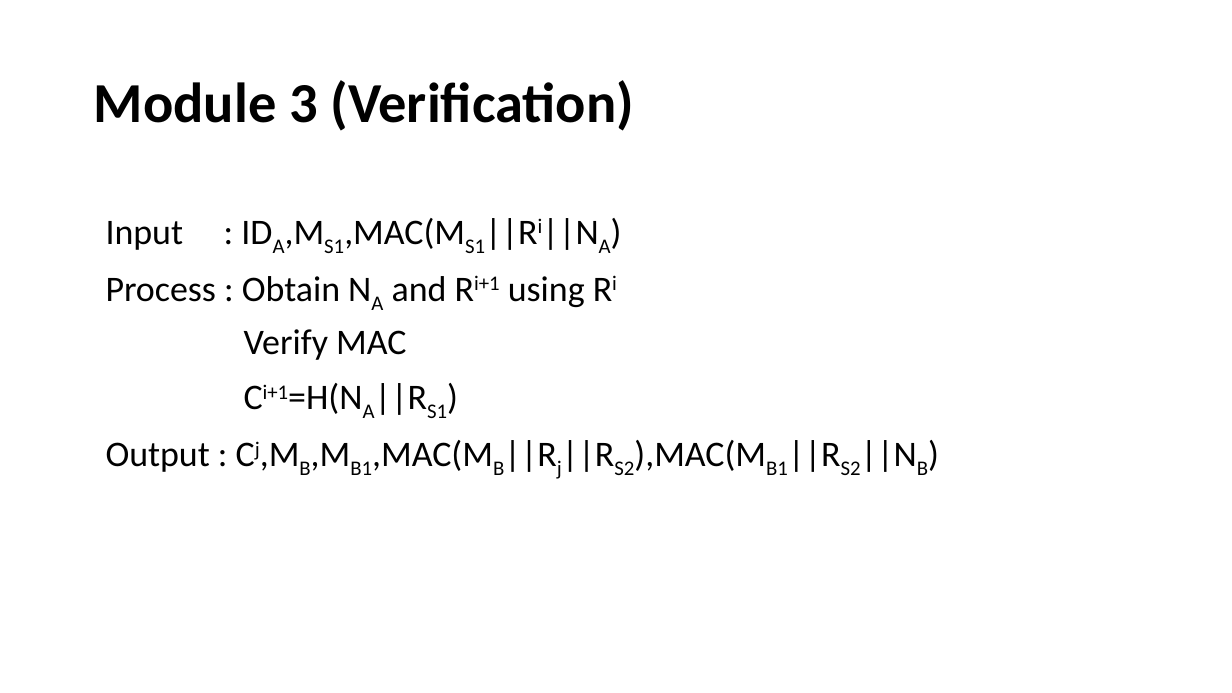
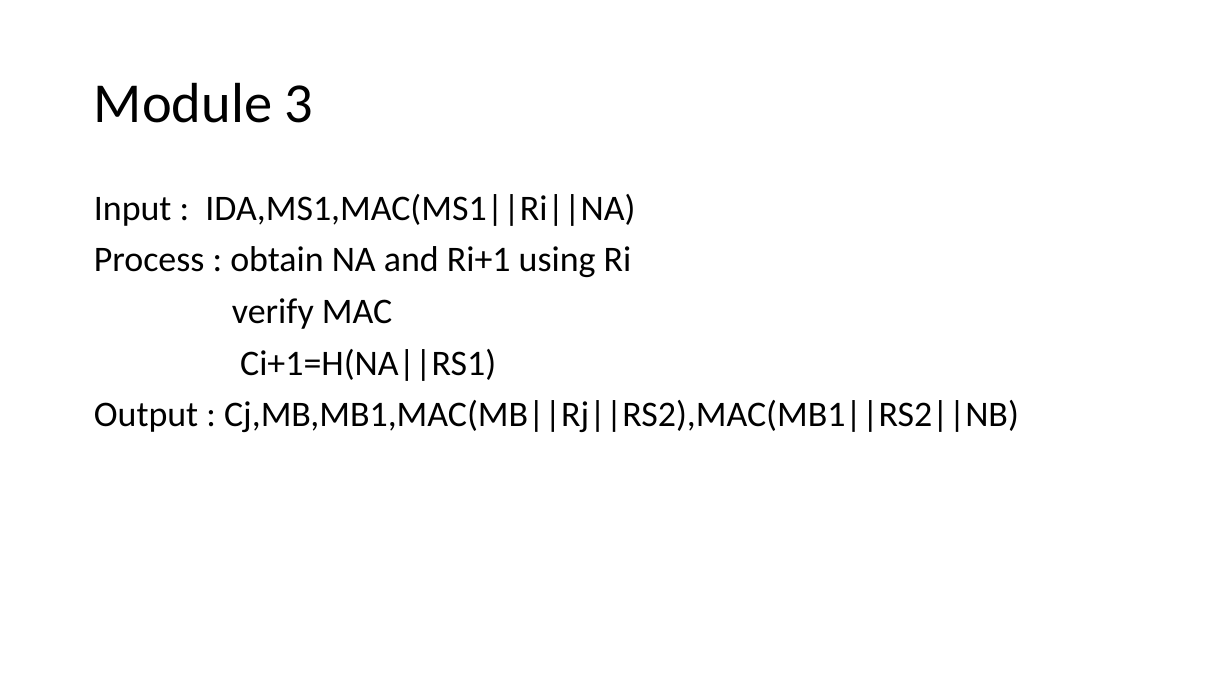
Before and after one commit to vinotha8888/authentication, a slide deck: slide 12 of review1.pptx. Drawn at 1232x693 pixels with LibreOffice and Linux fonts; fonts in the diff are those of the drawing. Boxes give left, top, right and bottom in pixels: in the first picture for what was removed or moved away, otherwise in the second. Text is boxed around its words. In the diff, an @@ line names an element or a change of style, - is before the commit and + after.

```diff
--- a/review1.pptx
+++ b/review1.pptx
@@ title at (94, 82, 314, 123): text changed; bold off @@
-Module 3 (Verification)
+Module 3
@@ text "Input : IDA,MS1,MAC(MS1||Ri||NA)": place and size @@
-text "Input : IDA,MS1,MAC(MS1||Ri||NA)" at (106, 218, 766, 472)
+text "Input : IDA,MS1,MAC(MS1||Ri||NA)" at (94, 194, 1019, 432)
@@ text at (94, 194, 1019, 432): now on the baseline in "IDA,MS1,MAC(MS1||Ri||NA)", "Ci+1=H(NA||RS1)", "Cj,MB,MB1,MAC(MB||Rj||RS2),MAC(MB1||RS2||NB)" @@
@@ text at (94, 246, 632, 329): text changed @@
-Process : Obtain NA and Ri+1 using Ri
-Verify MAC
+Process : obtain NA and Ri+1 using Ri
+verify MAC
```
Also in this commit, not shown: 11 other slides changed, 3 slides added, 6 slides removed.
